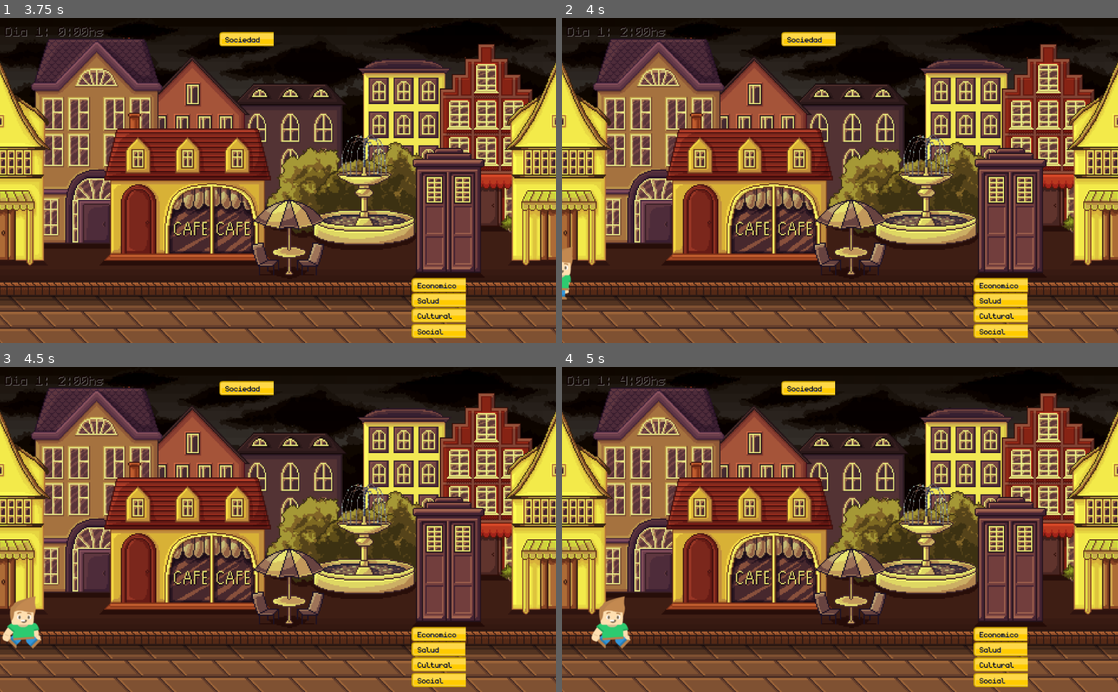
Above: before the commit, frames 1-4 (two rows, left to right).
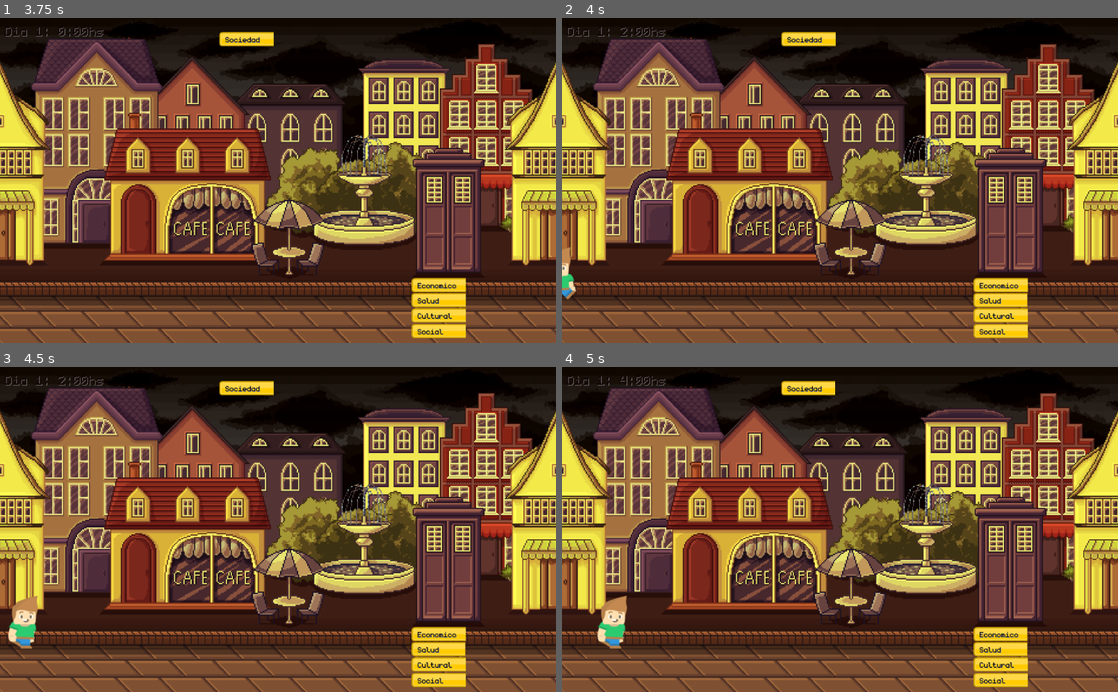
Above: after the commit, the same moments.

Repository: compumundohipermegaredUNQ/SimCovid-21
Game: Godot game, scene res://Main.tscn
Same seed, same stepped clock (60 frames per second), same inputs: the game is played once before the commit and once after it.
Inputs (mouse positions are in pixels of both pictures, inside the frame that each line leads up to):
- Up to frame 1 (3.75 s): click (311, 235) at 0.5 s; click (244, 235) at 1.25 s; click (311, 235) at 2 s; click (244, 235) at 2.75 s; click (311, 235) at 3.5 s
- Up to frame 2 (4 s): no input
- Up to frame 3 (4.5 s): no input
- Up to frame 4 (5 s): no input

Frame 1 is identical in both runs. In frame 2, 0.2% of the frame differs, in the area x 0-3%, y 70-87%; in frame 3, 0.4%, in the area x 0-8%, y 70-87%; in frame 4, 0.4%.

Commit message:
Agregada queue para eliminar personas * Agregado z index variable

Diff:
--- a/Background.gd
+++ b/Background.gd
@@ -26,3 +26,7 @@
 func begin_nightfall():
 	progress = min_progress
 	will_sunrise = -1
+
+func _on_Area2D_area_exited(area):
+	if area.get_parent().has_method("remove_from_scene"):
+			area.get_parent().remove_from_scene()
--- a/Main.tscn
+++ b/Main.tscn
@@ -32,6 +32,9 @@
 shader_param/progress = 0.0
 shader_param/day_gradient = ExtResource( 8 )
 shader_param/night_gradient = ExtResource( 9 )
+
+[sub_resource type="RectangleShape2D" id=3]
+extents = Vector2( 527.957, 313.038 )
 
 [node name="Main" type="Node"]
 script = ExtResource( 2 )
@@ -69,11 +72,16 @@
 "_edit_use_anchors_": false
 }
 
+[node name="Area2D" type="Area2D" parent="Background"]
+
+[node name="CollisionShape2D" type="CollisionShape2D" parent="Background/Area2D"]
+position = Vector2( 518.414, 304.156 )
+shape = SubResource( 3 )
+
 [node name="Timer" type="Timer" parent="."]
 autostart = true
 
 [node name="HealthBarGroup" parent="." instance=ExtResource( 3 )]
-z_index = 15
 
 [node name="Clock" parent="." instance=ExtResource( 4 )]
 seconds_per_day = 5.0
@@ -83,3 +91,4 @@
 scale = Vector2( 1, 1 )
 
 [node name="PedestrianSpawner" parent="." instance=ExtResource( 6 )]
+[connection signal="area_exited" from="Background/Area2D" to="Background" method="_on_Area2D_area_exited"]
--- a/src/Bar/HealthBar.tscn
+++ b/src/Bar/HealthBar.tscn
@@ -11,6 +11,7 @@
 
 [node name="HealthDisplay" type="Node2D"]
 position = Vector2( 862.051, 480.414 )
+z_index = 150
 script = ExtResource( 1 )
 
 [node name="HealthBar" type="TextureProgress" parent="."]
--- a/src/Bar/HealthBarGroup.tscn
+++ b/src/Bar/HealthBarGroup.tscn
@@ -4,6 +4,7 @@
 [ext_resource path="res://src/Bar/HealthBarGroup.gd" type="Script" id=2]
 
 [node name="HealthBarGroup" type="Node2D"]
+z_index = 150
 script = ExtResource( 2 )
 
 [node name="EconomiaBar" parent="." instance=ExtResource( 1 )]
@@ -13,6 +14,7 @@
 
 [node name="SaludBar" parent="." instance=ExtResource( 1 )]
 position = Vector2( 757.4, 507.766 )
+z_index = 0
 multiplier = -1.0
 label = "Salud"
 percentage = 0.4
--- a/src/Card/CardBase.tscn
+++ b/src/Card/CardBase.tscn
@@ -33,7 +33,7 @@
 [node name="Card" type="Sprite" parent="."]
 position = Vector2( 653.301, 460.151 )
 scale = Vector2( 0.318138, 0.318138 )
-z_index = 20
+z_index = 500
 texture = ExtResource( 5 )
 
 [node name="CheckButton" type="TextureButton" parent="Card"]
--- a/src/City/Pedestrians/Pedestrian.gd
+++ b/src/City/Pedestrians/Pedestrian.gd
@@ -43,3 +43,11 @@
 		_move_to_left()
 	else:
 		_move_to_right()
+
+func remove_from_scene():
+	call_deferred("_remove")
+
+func _remove():
+	print("nos vemos")
+	get_parent().remove_child(self)
+	queue_free()
--- a/src/City/Pedestrians/Pedestrian.tscn
+++ b/src/City/Pedestrians/Pedestrian.tscn
@@ -1,35 +1,19 @@
-[gd_scene load_steps=9 format=2]
+[gd_scene load_steps=4 format=2]
 
-[ext_resource path="res://assets/Pedestrians/Zombie/zombie_walk1.png" type="Texture" id=1]
-[ext_resource path="res://assets/Pedestrians/Zombie/zombie_walk2.png" type="Texture" id=2]
-[ext_resource path="res://assets/Pedestrians/Male/male_walk2.png" type="Texture" id=3]
-[ext_resource path="res://assets/Pedestrians/Male/male_walk1.png" type="Texture" id=4]
-[ext_resource path="res://assets/Pedestrians/Female/female_walk2.png" type="Texture" id=5]
-[ext_resource path="res://assets/Pedestrians/Female/female_walk1.png" type="Texture" id=6]
+[ext_resource path="res://src/City/Pedestrians/PedestrianSpriteFrames.tres" type="SpriteFrames" id=1]
 [ext_resource path="res://src/City/Pedestrians/Pedestrian.gd" type="Script" id=7]
 
-[sub_resource type="SpriteFrames" id=1]
-animations = [ {
-"frames": [ ExtResource( 1 ), ExtResource( 2 ) ],
-"loop": true,
-"name": "zombie_walk",
-"speed": 3.0
-}, {
-"frames": [ ExtResource( 4 ), ExtResource( 3 ) ],
-"loop": true,
-"name": "male_walk",
-"speed": 3.0
-}, {
-"frames": [ ExtResource( 6 ), ExtResource( 5 ) ],
-"loop": true,
-"name": "female_walk",
-"speed": 3.0
-} ]
+[sub_resource type="RectangleShape2D" id=1]
+extents = Vector2( 41.7644, 60.5016 )
 
 [node name="Pedestrian" type="AnimatedSprite"]
 position = Vector2( -47.9458, 471.967 )
-frames = SubResource( 1 )
+frames = ExtResource( 1 )
 animation = "male_walk"
-frame = 1
 playing = true
 script = ExtResource( 7 )
+
+[node name="Area2D" type="Area2D" parent="."]
+
+[node name="CollisionShape2D" type="CollisionShape2D" parent="Area2D"]
+shape = SubResource( 1 )
--- a/src/City/Pedestrians/PedestrianSpawner.gd
+++ b/src/City/Pedestrians/PedestrianSpawner.gd
@@ -6,6 +6,7 @@
 onready var screenSize = get_viewport().get_visible_rect().size
 onready var min_y_position = screenSize.y * 0.76
 onready var max_y_position = screenSize.y * 0.9
+onready var y_position_diff = max_y_position - min_y_position
 onready var x_positions = [screenSize.x + 40, -10.0]
 const nightfall_movement = 0.3
 const sunrise_movement = 1
@@ -23,10 +24,16 @@
 	randomize()
 	if randf() < movement_percentage:
 		var person = PedestrianScene.instance()
+		var person_position = get_random_position()
 		person.initialize()
 		person.set_random_animation(is_sick())
-		person.set_position_and_movement_direction(get_random_position())
+		person.set_position_and_movement_direction(person_position)
+		person.set_z_index(get_z_index_from_position(person_position.y))
 		main.add_child(person)
+
+func get_z_index_from_position(y_position):
+	var pos = y_position_diff - (max_y_position - y_position)
+	return int(pos * y_position_diff / 100)
 
 func get_random_position() -> Vector2:
 	randomize()
--- /dev/null
+++ b/src/City/Pedestrians/PedestrianSpriteFrames.tres
@@ -0,0 +1,26 @@
+[gd_resource type="SpriteFrames" load_steps=7 format=2]
+
+[ext_resource path="res://assets/Pedestrians/Zombie/zombie_walk2.png" type="Texture" id=1]
+[ext_resource path="res://assets/Pedestrians/Female/female_walk2.png" type="Texture" id=2]
+[ext_resource path="res://assets/Pedestrians/Male/male_walk1.png" type="Texture" id=3]
+[ext_resource path="res://assets/Pedestrians/Zombie/zombie_walk1.png" type="Texture" id=4]
+[ext_resource path="res://assets/Pedestrians/Female/female_walk1.png" type="Texture" id=5]
+[ext_resource path="res://assets/Pedestrians/Male/male_walk2.png" type="Texture" id=6]
+
+[resource]
+animations = [ {
+"frames": [ ExtResource( 4 ), ExtResource( 1 ) ],
+"loop": true,
+"name": "zombie_walk",
+"speed": 3.0
+}, {
+"frames": [ ExtResource( 5 ), ExtResource( 2 ) ],
+"loop": true,
+"name": "female_walk",
+"speed": 3.0
+}, {
+"frames": [ ExtResource( 3 ), ExtResource( 6 ) ],
+"loop": true,
+"name": "male_walk",
+"speed": 3.0
+} ]
--- a/src/Clock/Clock.tscn
+++ b/src/Clock/Clock.tscn
@@ -8,6 +8,7 @@
 font_data = ExtResource( 2 )
 
 [node name="Clock" type="Node2D"]
+z_index = 200
 script = ExtResource( 1 )
 seconds_per_day = 2.0
 
Not shown: 1 places in Main.tscn that only renumber resources
